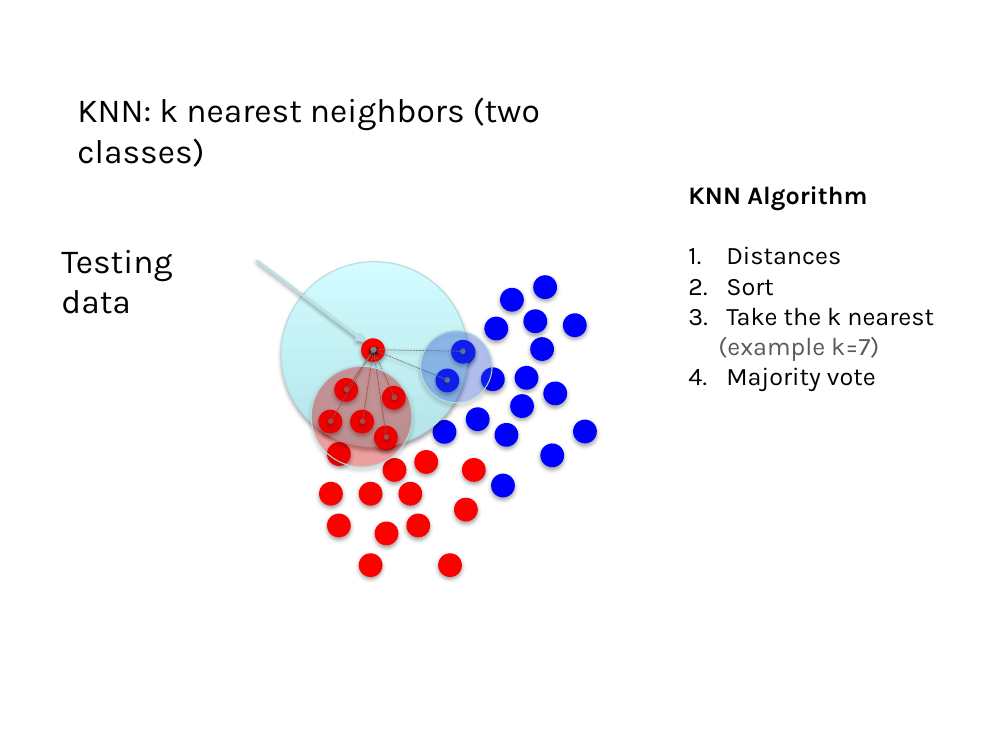
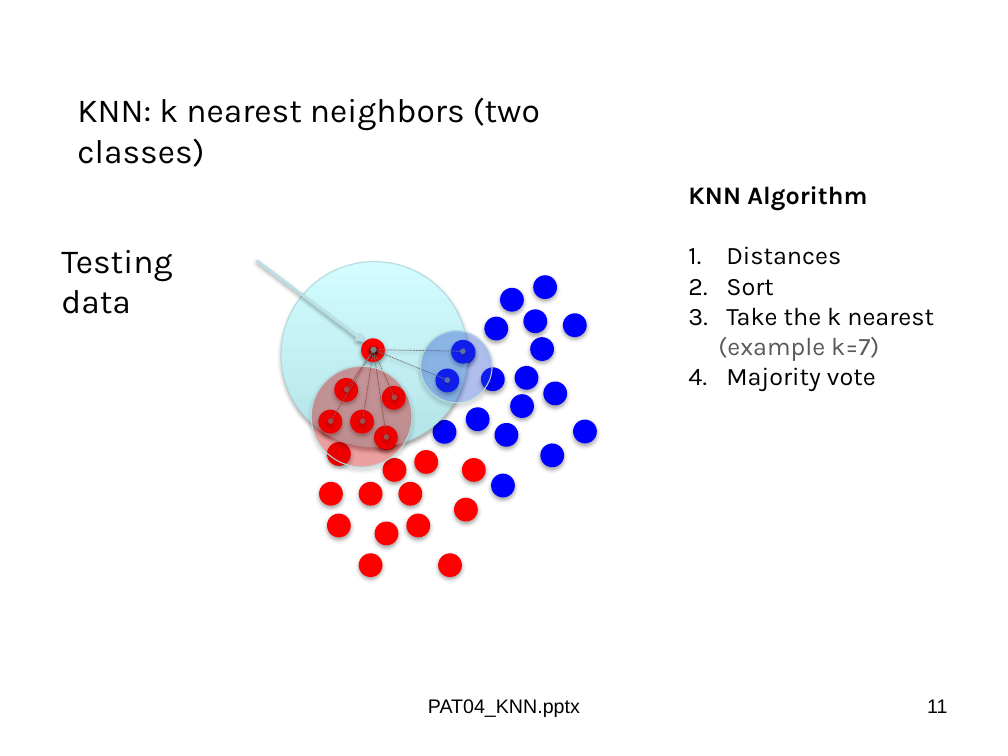
Before and after one commit to domingomery/patrones, a slide deck: slide 11 of clases/Cap04_Clasificacion/presentations/PAT04_KNN.pptx. Drawn at 1008x756 pixels with LibreOffice and Linux fonts; fonts in the diff are those of the drawing. Boxes give left, top, right and bottom in pixels: in the first picture for what was removed or moved away, otherwise in the second. Text is boxed around its words. In the diff, an @@ line names an element or a change of style, - is before the commit and + after.

```diff
--- a/clases/Cap04_Clasificacion/presentations/PAT04_KNN.pptx
+++ b/clases/Cap04_Clasificacion/presentations/PAT04_KNN.pptx
@@ text added at [428, 699, 580, 717], 14 pt, text #000000 @@
+PAT04_KNN.pptx
@@ page number added at [927, 699, 947, 713], 14 pt, text #000000 @@
+11
```
Also in this commit, not shown: 11 other slides changed, 2 slides added, 2 slides removed, 51 other files.
